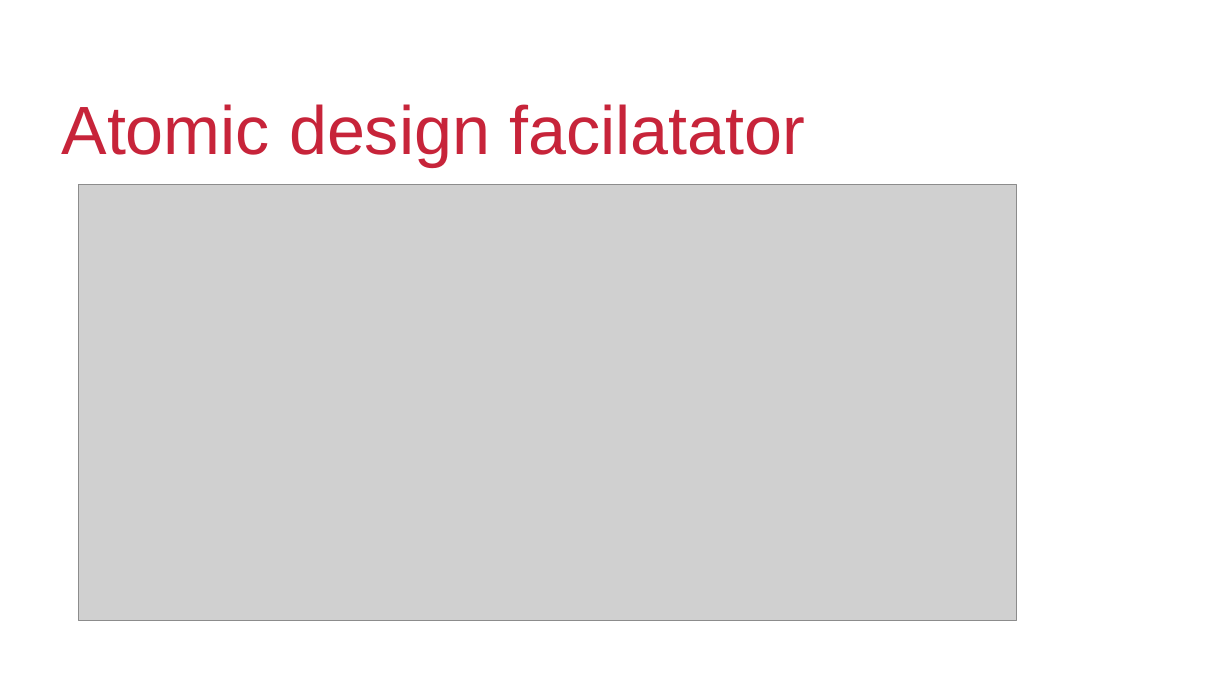
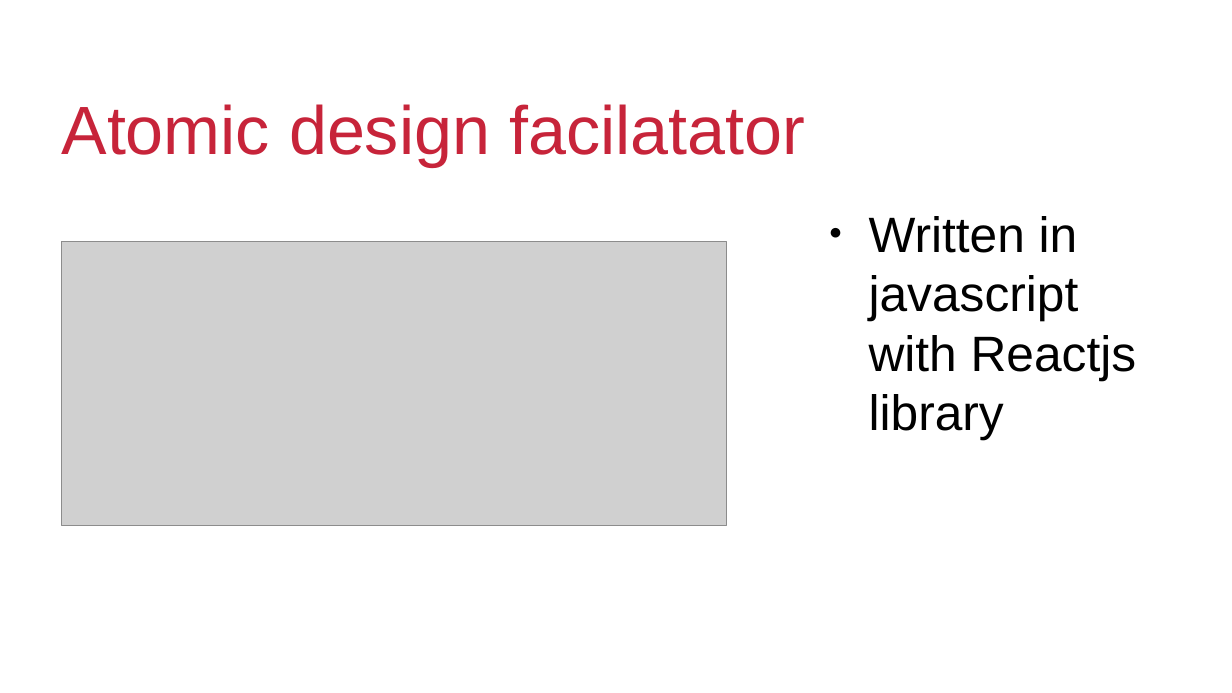
Before and after one commit to Guya-LTD/srs, a slide deck: slide 4 of guya-ltd-presentation.odp. Drawn at 1232x693 pixels with LibreOffice and Linux fonts; fonts in the diff are those of the drawing; grey boxes stand for pictures; background and template pictures are left out. Boxes give left, top, right and bottom in pixels: in the first picture for what was removed or moved away, otherwise in the second. Text is boxed around its words. In the diff, an @@ line names an element or a change of style, - is before the commit and + after.

Commit message:
More slides

```diff
--- a/guya-ltd-presentation.odp
+++ b/guya-ltd-presentation.odp
@@ text added at bbox=[869, 216, 1137, 440], 32 pt, text #000000 @@
+● Written in javascript with Reactjs library
@@ picture: place and size @@
-picture at bbox=[78, 184, 1017, 620]
+picture at bbox=[61, 241, 727, 525]
```
Also in this commit, not shown: 1 other slide changed, 10 slides added, 1 slide removed.
